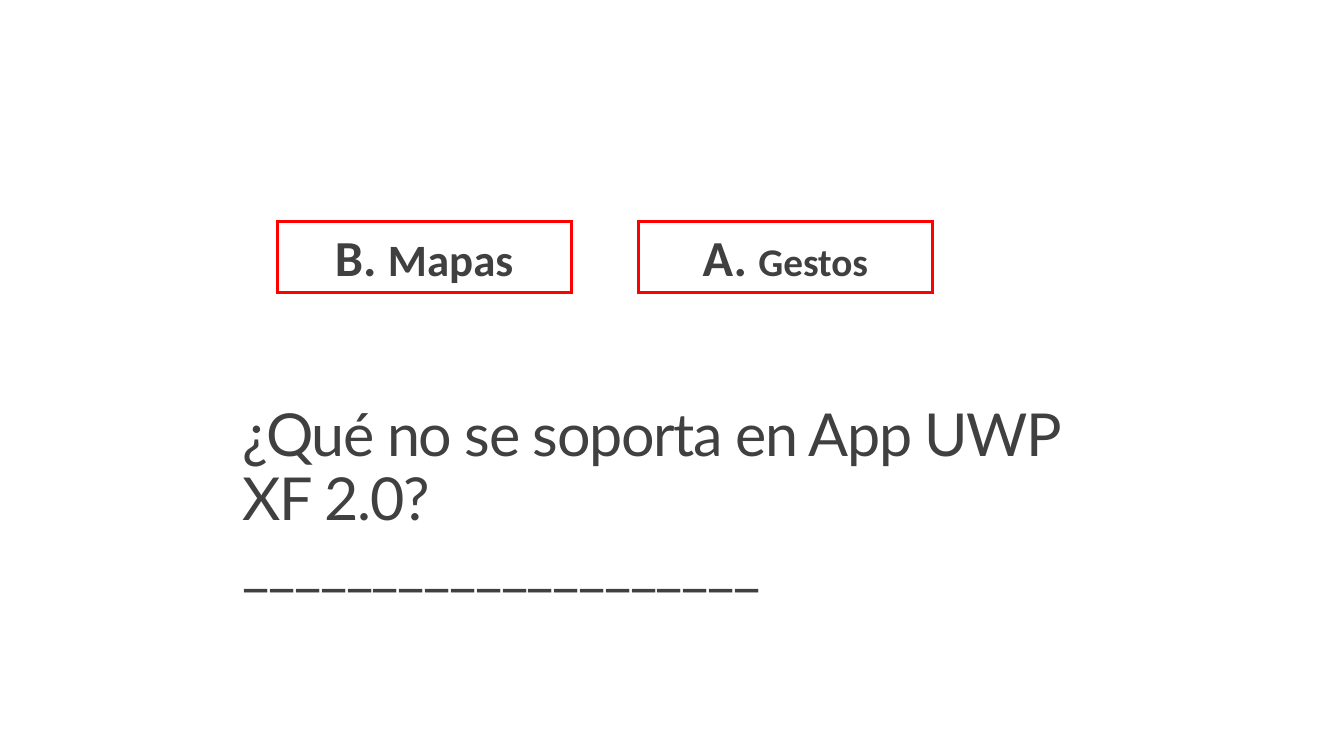
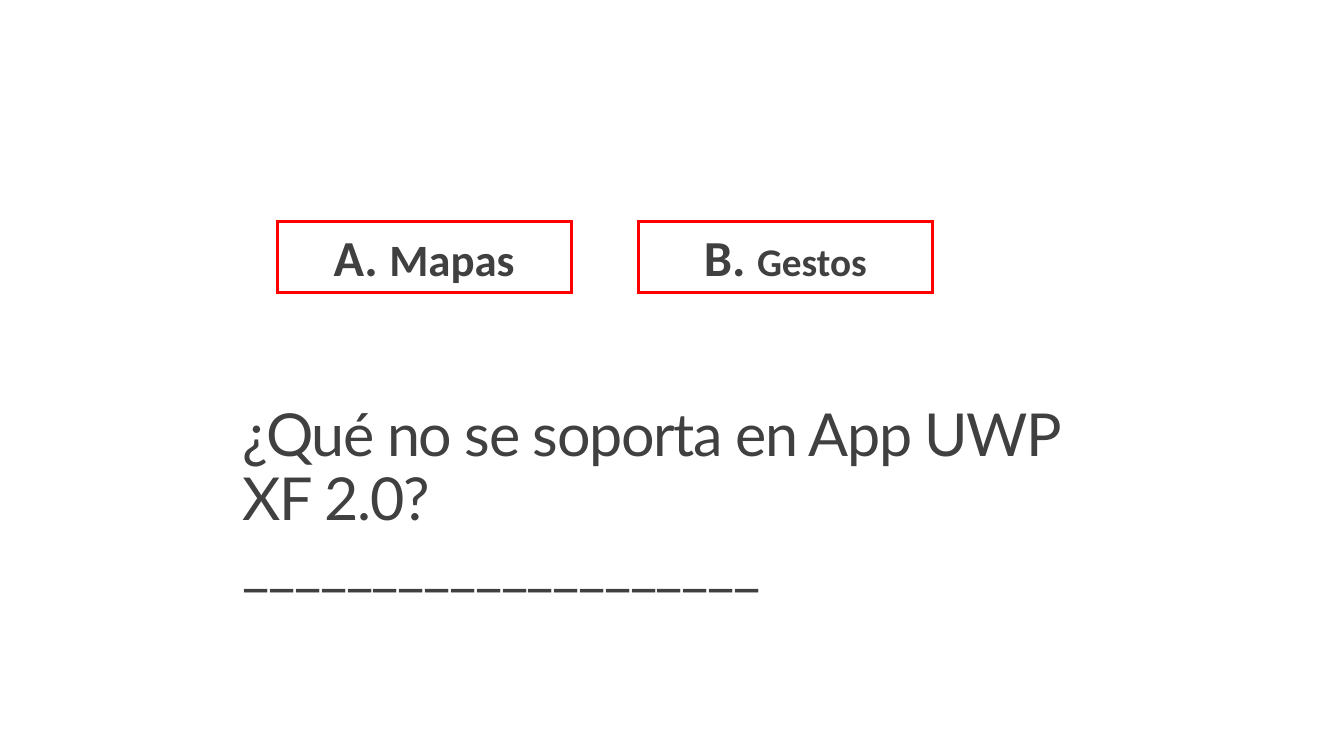
Before and after one commit to jsuarezruiz/Events, a slide deck: slide 12 of Xamarin 4 Party/03. Xamarin 4 Contest.pptx (slide 8 before the commit). Drawn at 1344x756 pixels with LibreOffice and Linux fonts; fonts in the diff are those of the drawing. Boxes give left, top, right and bottom in pixels: in the first picture for what was removed or moved away, otherwise in the second. Text is boxed around its words. In the diff, an @@ line names an element or a change of style, - is before the commit and + after.

```diff
--- a/Xamarin 4 Party/03. Xamarin 4 Contest.pptx
+++ b/Xamarin 4 Party/03. Xamarin 4 Contest.pptx
@@ text in rectangle at box(334, 243, 514, 283): text changed @@
-B. Mapas
+A. Mapas
@@ text in rectangle at box(704, 243, 867, 277): text changed @@
-A. Gestos
+B. Gestos
```
Also in this commit, not shown: 2 other slides changed, 10 slides added.
